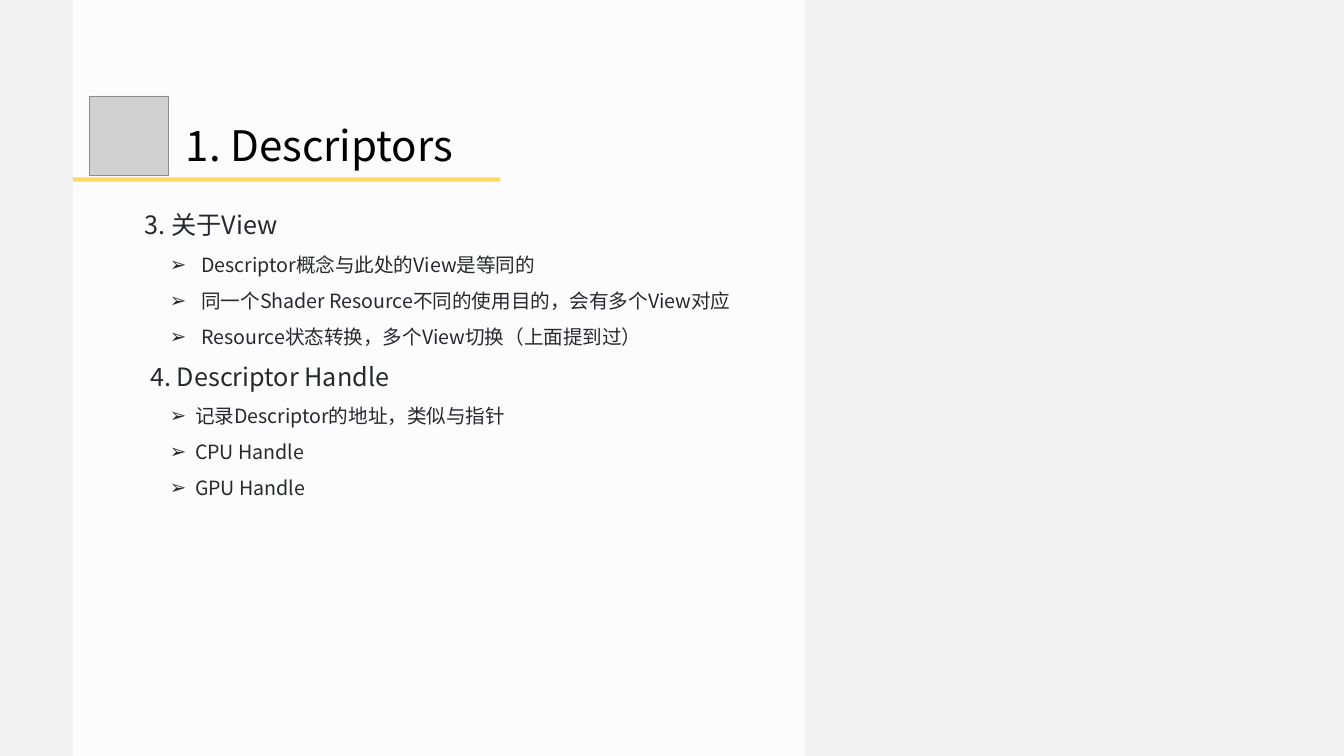
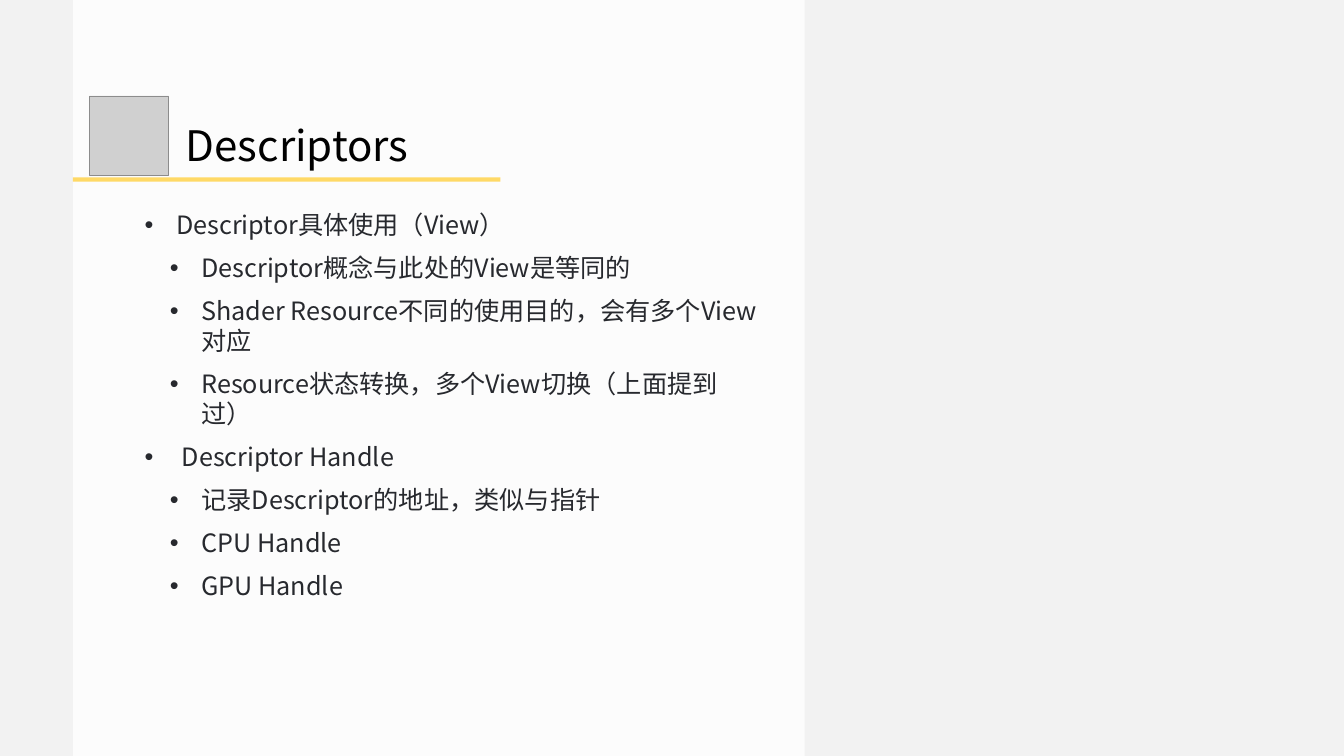
Before and after one commit to doomlover/KSGameEngineTutorials, a slide deck: slide 13 of PPTs/05.深入DX12绘制二.pptx (slide 14 before the commit). Drawn at 1344x756 pixels with LibreOffice and Linux fonts; fonts in the diff are those of the drawing; grey boxes stand for pictures. Boxes give left, top, right and bottom in pixels: in the first picture for what was removed or moved away, otherwise in the second. Text is boxed around its words. In the diff, an @@ line names an element or a change of style, - is before the commit and + after.

```diff
--- a/PPTs/05.深入DX12绘制二.pptx
+++ b/PPTs/05.深入DX12绘制二.pptx
@@ text at [186, 128, 409, 171]: text changed @@
-  1. Descriptors
+  Descriptors
@@ text at [176, 212, 505, 240]: text changed @@
-3. 关于View
+• Descriptor具体使用（View）
@@ text at [201, 255, 717, 596]: size 28 to 36 pt in "Descriptor概念与此处的View是等同的", "Resource状态转换，多个View切换（上面提到过）", "记录Descriptor的地址，类似与指针", "CPU Handle" and 1 more places; bullet ➢ to • @@
@@ text at [201, 299, 757, 323]: text changed; size 28 to 36 pt @@
-  ➢ 同一个Shader Resource不同的使用目的，会有多个View对应
+  • Shader Resource不同的使用目的，会有多个View对应
@@ text at [182, 446, 394, 472]: text changed @@
-4. Descriptor Handle
+• Descriptor Handle
```
Also in this commit, not shown: 15 other slides changed, 11 slides added, 13 slides removed.
